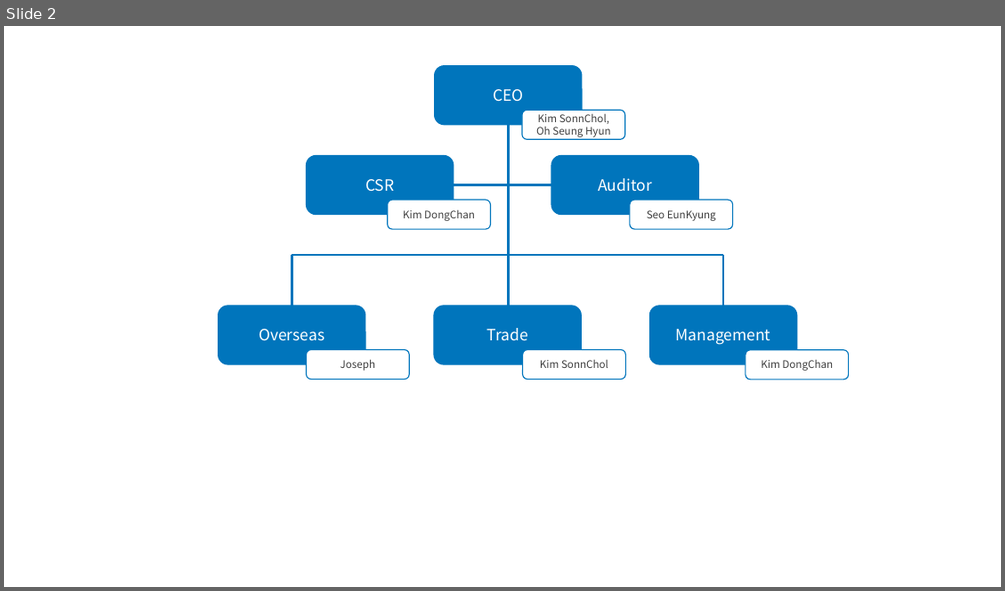
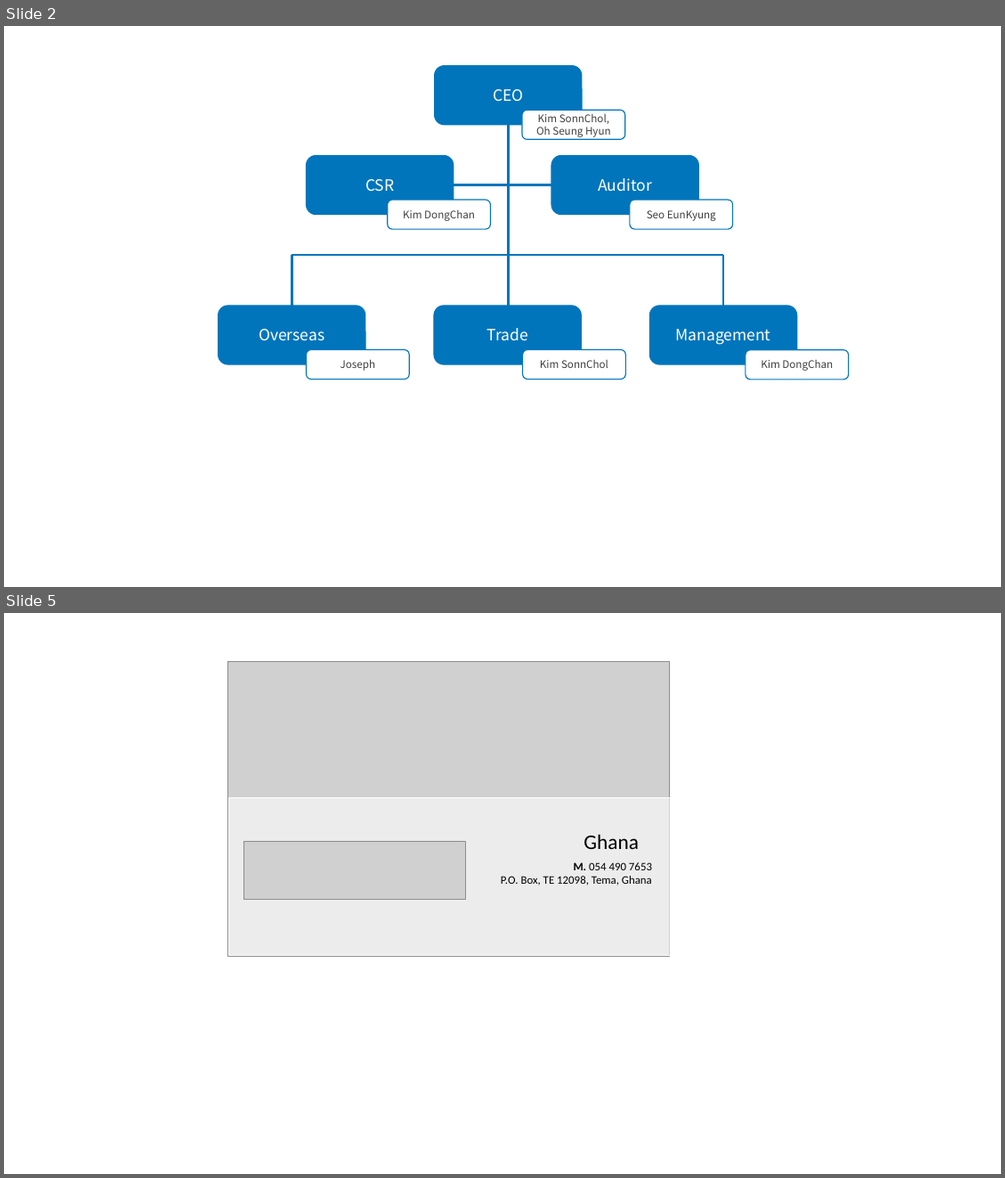
Before and after one commit to dojinkimm/dgpglobal, a slide deck: dgp.pptx. Shown one above the other, each under a label of ours: slide 2 before the commit, slides 2 and 5 after it; the slides between them are not shown. The pictures are 1005x591 and 1005x1178 pixels, drawn with LibreOffice and Linux fonts; fonts in the diff are those of the drawing; grey boxes stand for pictures. Boxes give left, top, right and bottom in pixels: in the first picture for what was removed or moved away, otherwise in the second. Text is boxed around its words. In the diff, an @@ line names an element or a change of style, - is before the commit and + after.

```diff
--- a/dgp.pptx
+++ b/dgp.pptx
@@ slide 5 added at [4, 613, 1001, 1174], background #FFFFFF @@
@@ group added at [227, 662, 671, 956]: 2 pictures, 2 texts, 1 rectangle @@
+Ghana
+M. 054 490 7653
+P.O. Box, TE 12098, Tema, Ghana
```
Also in this commit, not shown: 2 other slides added.
